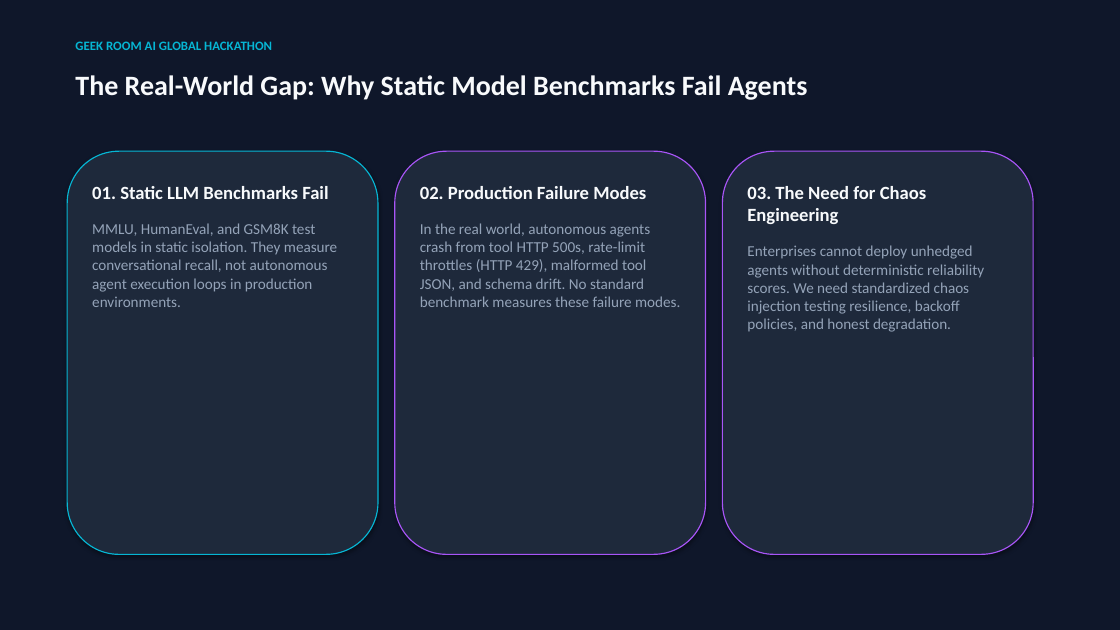
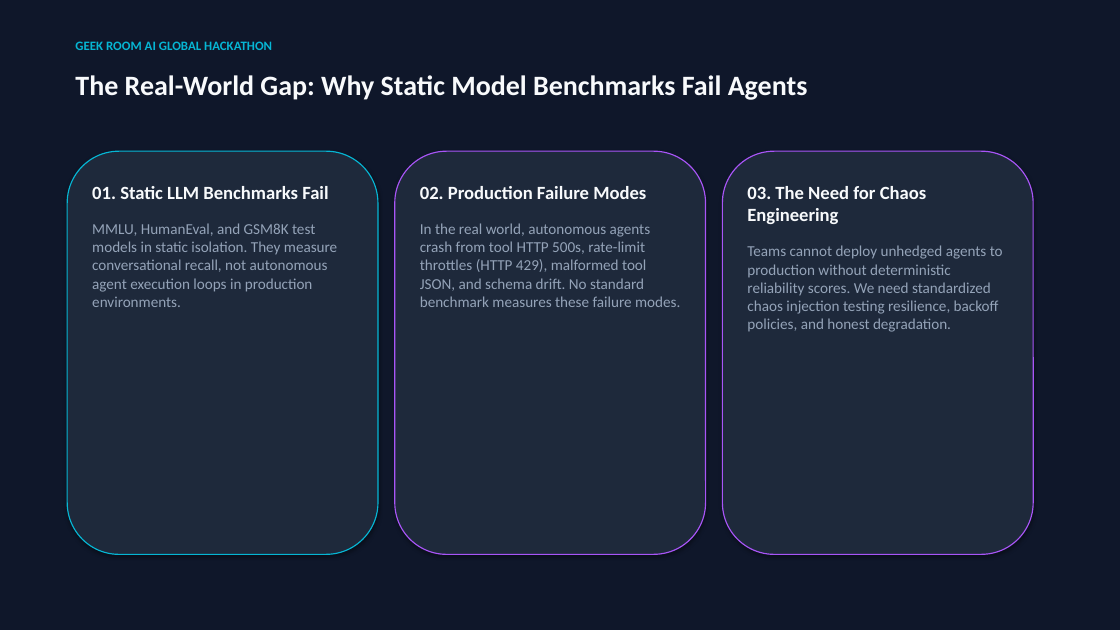
Before and after one commit to Mohan-M04/agentbench-arena, a slide deck: slide 2 of AgentBench_Arena_Hackathon_Pitch_Deck.pptx. Drawn at 1120x630 pixels with LibreOffice and Linux fonts; fonts in the diff are those of the drawing. Boxes give left, top, right and bottom in pixels: in the first picture for what was removed or moved away, otherwise in the second. Text is boxed around its words. In the diff, an @@ line names an element or a change of style, - is before the commit and + after.

Commit message:
fix(benchmark): resolve Task 11 ground truth truncation, remove remaining enterprise wording, support Gemini in live runner

```diff
--- a/AgentBench_Arena_Hackathon_Pitch_Deck.pptx
+++ b/AgentBench_Arena_Hackathon_Pitch_Deck.pptx
@@ text at (747,245,1003,332): text changed @@
-Enterprises cannot deploy unhedged agents without deterministic reliability scores. We need standardized chaos injection testing resilience, backoff policies, and honest degradation.
+Teams cannot deploy unhedged agents to production without deterministic reliability scores. We need standardized chaos injection testing resilience, backoff policies, and honest degradation.
```
Also in this commit, not shown: 3 other slides changed, 12 other files.
